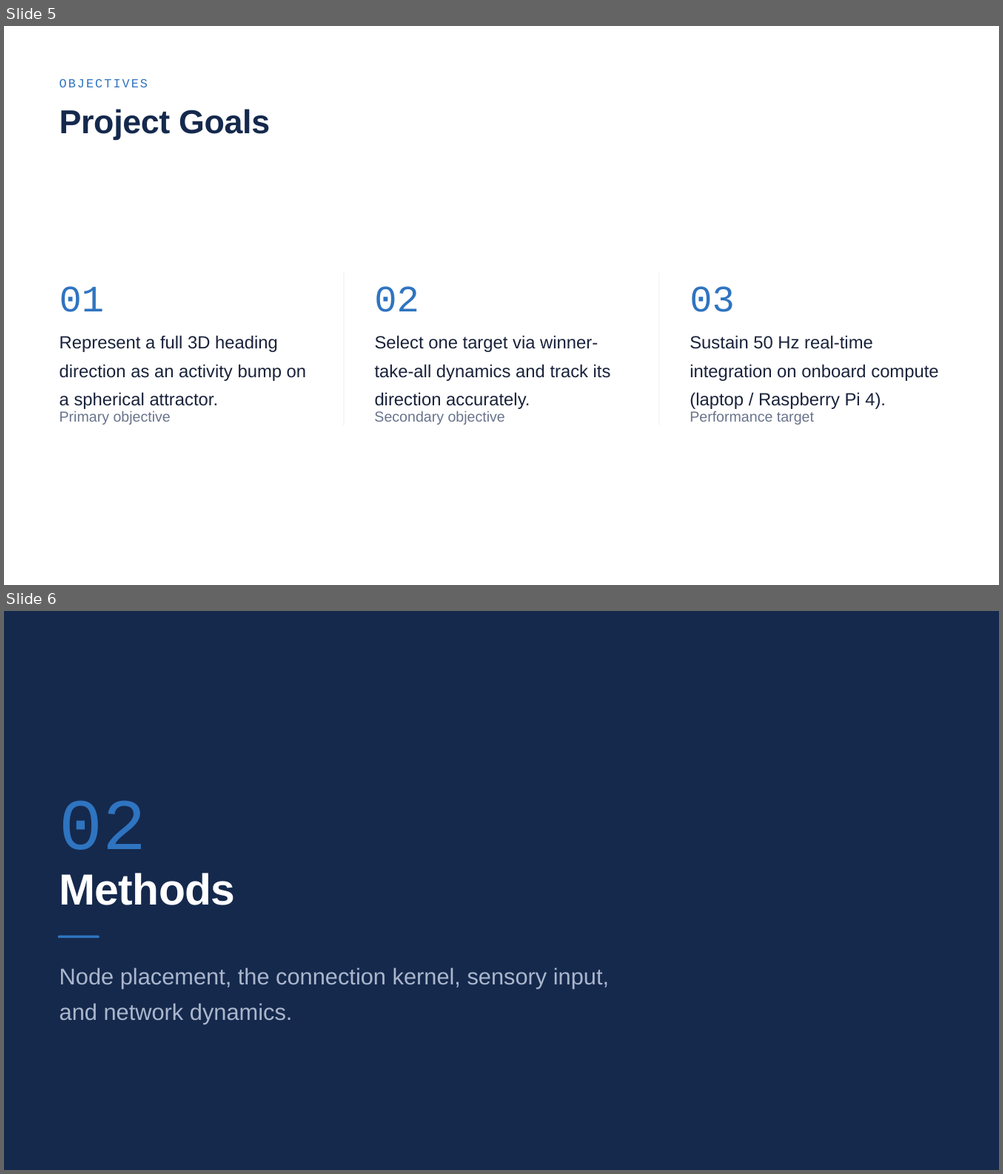
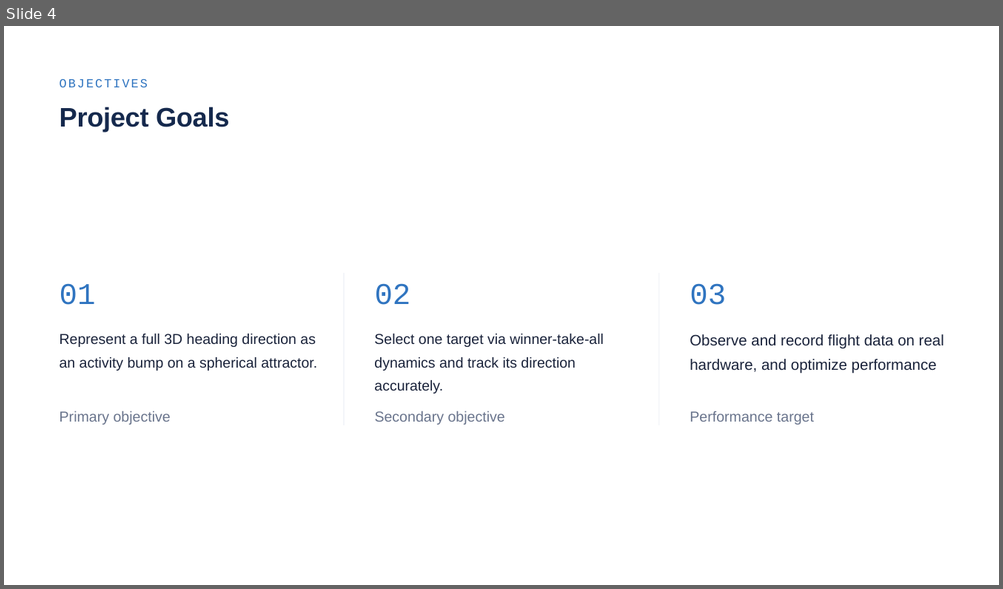
Before and after one commit to noah-ginzburg/RANController, a slide deck: RAN/RAN_Progress/Research_internship_presentation.pptx. Shown one above the other, each under a label of ours: slides 5 and 6 before the commit, slide 4 after it. The pictures are 1003x1174 and 1003x589 pixels, drawn with LibreOffice and Linux fonts; fonts in the diff are those of the drawing. Boxes give left, top, right and bottom in pixels: in the first picture for what was removed or moved away, otherwise in the second. Text is boxed around its words. In the diff, an @@ line names an element or a change of style, - is before the commit and + after.

```diff
--- a/RAN/RAN_Progress/Research_internship_presentation.pptx
+++ b/RAN/RAN_Progress/Research_internship_presentation.pptx
@@ slide 6 removed at (4, 611, 999, 1170), background #15294D @@
@@ text removed at (60, 800, 147, 850) @@
-02
@@ text removed at (60, 873, 236, 906) @@
-Methods
@@ rounded rectangle removed at (58, 936, 99, 938) @@
@@ text removed at (60, 968, 609, 1025) @@
-Node placement, the connection kernel, sensory input, and network dynamics.
@@ what was slide 5 is now slide 4 @@
@@ slide 4 changed as well @@
@@ text "Project Goals" at (60, 107, 229, 132): size 48 to 38.9 pt @@
@@ size 54 to 43.7 pt in 3 elements at (60, 284, 96, 305), (375, 284, 411, 305), (689, 284, 726, 305) @@
@@ text "Represent a full 3D heading ..." at (60, 334, 317, 371): size 25.5 to 20.9 pt @@
@@ text "Select one target via winner-take-all ..." at (374, 334, 603, 394): size 25.5 to 20.9 pt @@
@@ text at (689, 335, 944, 374): text changed; size 25.5 to 21.9 pt @@
-Sustain 50 Hz real-time integration on onboard compute (laptop / Raspberry Pi 4).
+Observe and record flight data on real hardware, and optimize performance
```
Also in this commit, not shown: 11 other slides changed, 3 slides added, 3 other slides removed, 5 other files.
